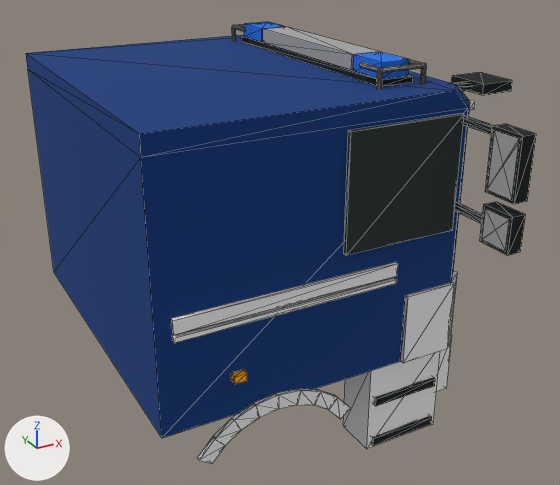
One commit to the glTF model src/render/assets/arocs-1835-ak-cab.glb: the scene before it, then after it.
Before and after are seen from a 50 mm camera at (1.99, -4.77, 3.93) aimed at (4.54, -0.13, 1.61). Lighting does not change. The marker at lower left points along +X, +Y and +Z. The first picture is the older version. Mesh edges are drawn as thin lines. Where no turn or scale is listed for an object, it has been applied to the vertices. Vertices at exactly the same position are counted once.

Before the edit, the objects in view are built like this:
```python
me_cab = bpy.data.meshes.new('cab')
me_cab.from_pydata(...)  # 550 vertices, 1028 faces; spans x -1.26..1.26, y -1.79..1.79, z -1.31..1.31
me_cab.materials.append(mat_cab)
me_cab_glass = bpy.data.meshes.new('cab-glass')
me_cab_glass.from_pydata(...)  # 24 vertices, 36 faces; spans x -0.51..0.51, y -1.28..1.28, z -0.38..0.38
me_cab_glass.materials.append(mat_cab_glass)
# before: 8 (-0.51, -1.25, -0.38) at pixel (343, 253), 11 (-0.51, -1.28, -0.38) at pixel (346, 255), 12 (-0.51, -1.28, 0.38) at pixel (351, 131), 15 (-0.51, -1.25, 0.38) at pixel (348, 130)
ob_cab = bpy.data.objects.new('cab', me_cab)
ob_cab.location = (4.41, 0.0, 1.73)
ob_cab_glass = bpy.data.objects.new('cab-glass', me_cab_glass)
ob_cab_glass.location = (4.87, 0.0, 2.378)
```
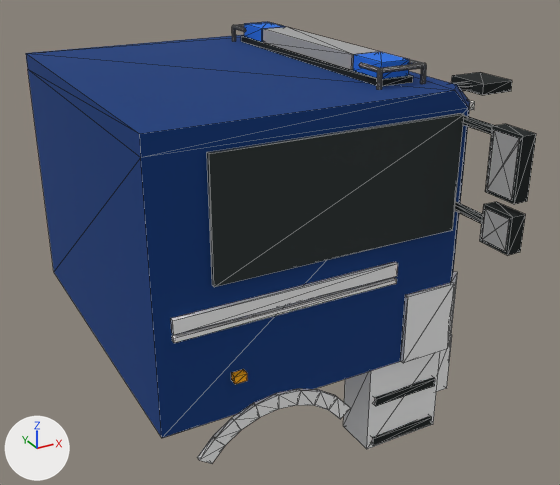
Where the newer file only moved an object's origin or applied its transform, the numbers keep the older frame.

Location of each change, [x1, y1, x2, y2] in pixels of the pictures (560 x 485 px; the box of a moved part takes in the faces that stretch with it):
'cab-glass', reshaped: before [344, 113, 468, 256]; after [207, 113, 468, 287]
part 1 of me_cab_glass, moved or reshaped: before [344, 113, 464, 256]; after [207, 113, 464, 287]

The change in detail:
me_cab_glass is used by ob_cab_glass; location (4.87, 0.0, 2.378).
me_cab_glass had 24 vertices, 36 faces and spanned x -0.51..0.51, y -1.28..1.28, z -0.38..0.38.
me_cab_glass now has 24 vertices, 36 faces and spans x -1.37..0.51, y -1.28..1.28, z -0.38..0.38.
Part 1, on me_cab_glass:
Vertices 8, 11, 12, 15 of me_cab_glass move by (-0.86, 0.0, 0.0).
Other edits to the shape of me_cab_glass do not show in these pictures.
